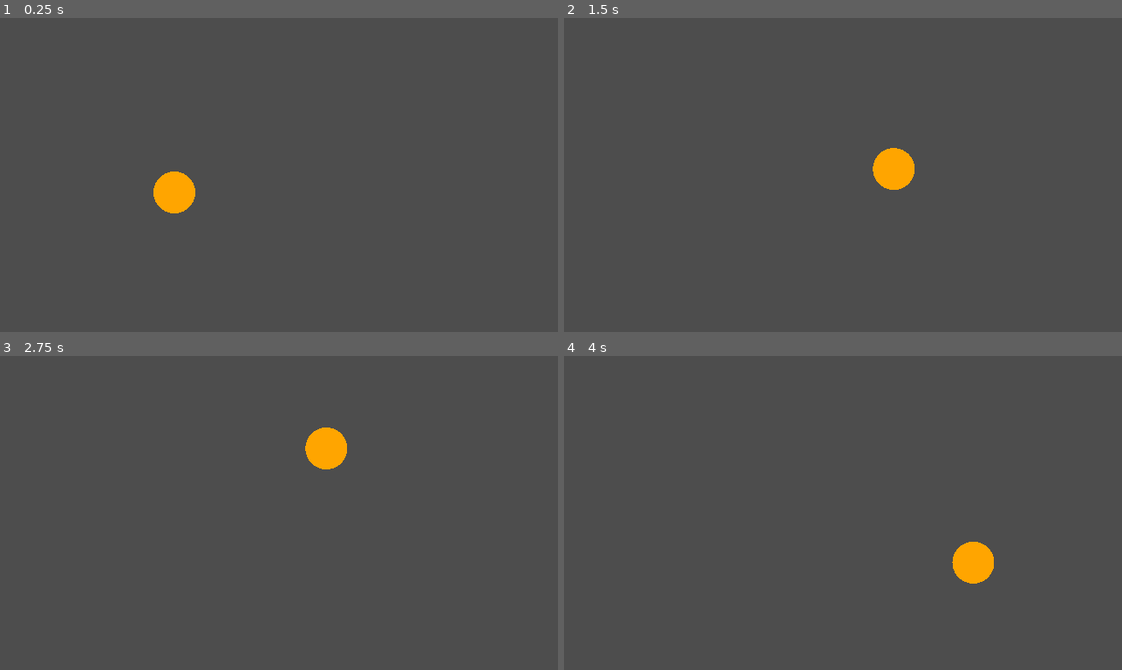
Above: before the commit, frames 1-4 (two rows, left to right).
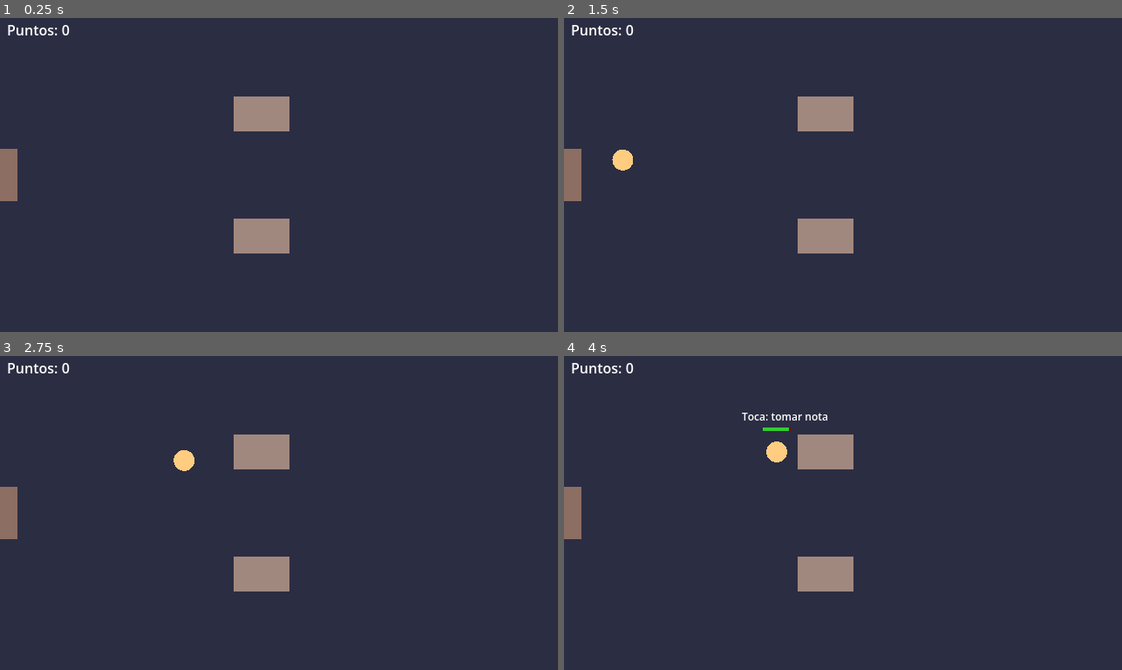
Above: after the commit, the same moments.

Repository: vara-17/MedievalDash
Game: Godot game, scene res://node_2d.tscn
Two runs of this game, one before a commit and one after it. Both use one fixed random seed, a clock stepped at 60 frames per second and the inputs below.
Inputs (mouse positions are in pixels of both pictures, inside the frame that each line leads up to):
- Up to frame 1 (0.25 s): no input
- Up to frame 2 (1.5 s): tap Enter at 0.5 s; move the mouse to (965, 159) at 0.52 s; click (965, 159) at 0.67 s; move the mouse to (731, 190) at 1.27 s; click (731, 190) at 1.42 s
- Up to frame 3 (2.75 s): move the mouse to (334, 443) at 2.02 s; click (334, 443) at 2.17 s
- Up to frame 4 (4 s): move the mouse to (815, 575) at 2.77 s; click (815, 575) at 2.92 s; move the mouse to (1010, 560) at 3.52 s; click (1010, 560) at 3.67 s

The runs differ from the first frame. In frame 1, 100% of the frame differs, in the area x 0-100%, y 0-100%; in frame 2, 100%; in frame 3, 100%; in frame 4, 100%.

Commit message:
Prototipo: sala, 2 mesas y un cliente con paciencia

Diff:
--- a/node_2d.gd
+++ b/node_2d.gd
@@ -1,17 +1,88 @@
 extends Node2D
 
-var pos := Vector2(200, 200)
-var target := Vector2(200, 200)
+enum State { WALKING, SEATED, ORDERED }
 
-func _process(delta):
-	pos = pos.lerp(target, 5.0 * delta)
+class Customer:
+	var pos: Vector2
+	var table_index: int
+	var state: int = State.WALKING
+	var patience: float = 20.0
+
+const TABLE_SIZE := Vector2(64, 40)
+const CUSTOMER_SPEED := 120.0
+const DOOR_POS := Vector2(10, 180)
+const MAX_PATIENCE := 20.0
+
+var tables: Array[Vector2] = [Vector2(300, 110), Vector2(300, 250)]
+var customer: Customer = null
+var spawn_timer: float = 1.0
+var score: int = 0
+
+
+func _process(delta: float) -> void:
+	if customer == null:
+		spawn_timer -= delta
+		if spawn_timer <= 0.0:
+			_spawn_customer()
+	else:
+		_update_customer(delta)
 	queue_redraw()
 
-func _input(event):
-	if event is InputEventScreenTouch and event.pressed:
-		target = event.position
-	elif event is InputEventMouseButton and event.pressed:
-		target = event.position
 
-func _draw():
-	draw_circle(pos, 24, Color.ORANGE)
+func _spawn_customer() -> void:
+	customer = Customer.new()
+	customer.pos = DOOR_POS
+	customer.table_index = randi() % tables.size()
+
+
+func _seat_position() -> Vector2:
+	return tables[customer.table_index] + Vector2(-56, 0)
+
+
+func _update_customer(delta: float) -> void:
+	if customer.state == State.WALKING:
+		customer.pos = customer.pos.move_toward(_seat_position(), CUSTOMER_SPEED * delta)
+		if customer.pos.is_equal_approx(_seat_position()):
+			customer.state = State.SEATED
+	else:
+		customer.patience -= delta
+		if customer.patience <= 0.0:
+			_customer_leaves(false)
+
+
+func _customer_leaves(paid: bool) -> void:
+	if paid:
+		score += 10
+	customer = null
+	spawn_timer = 2.0
+
+
+func _input(event: InputEvent) -> void:
+	if customer == null:
+		return
+	if event is InputEventMouseButton and event.pressed:
+		if event.position.distance_to(customer.pos) > 28.0:
+			return
+		if customer.state == State.SEATED:
+			customer.state = State.ORDERED
+			customer.patience = MAX_PATIENCE
+		elif customer.state == State.ORDERED:
+			_customer_leaves(true)
+
+
+func _draw() -> void:
+	var font := ThemeDB.fallback_font
+	draw_rect(Rect2(0, 0, 640, 360), Color("2b2d42"))
+	draw_rect(Rect2(0, 150, 20, 60), Color("8d6e63"))
+	for t in tables:
+		draw_rect(Rect2(t - TABLE_SIZE / 2.0, TABLE_SIZE), Color("a1887f"))
+	if customer != null:
+		draw_circle(customer.pos, 12.0, Color("ffcc80"))
+		if customer.state != State.WALKING:
+			var ratio := customer.patience / MAX_PATIENCE
+			var bar_pos := customer.pos + Vector2(-16, -28)
+			draw_rect(Rect2(bar_pos, Vector2(32, 4)), Color.DARK_RED)
+			draw_rect(Rect2(bar_pos, Vector2(32.0 * ratio, 4)), Color.LIME_GREEN)
+			var hint := "Toca: tomar nota" if customer.state == State.SEATED else "Toca: servir"
+			draw_string(font, customer.pos + Vector2(-40, -36), hint, HORIZONTAL_ALIGNMENT_LEFT, -1, 12)
+	draw_string(font, Vector2(8, 20), "Puntos: %d" % score, HORIZONTAL_ALIGNMENT_LEFT, -1, 16)
Not shown, changed: CLAUDE.md
